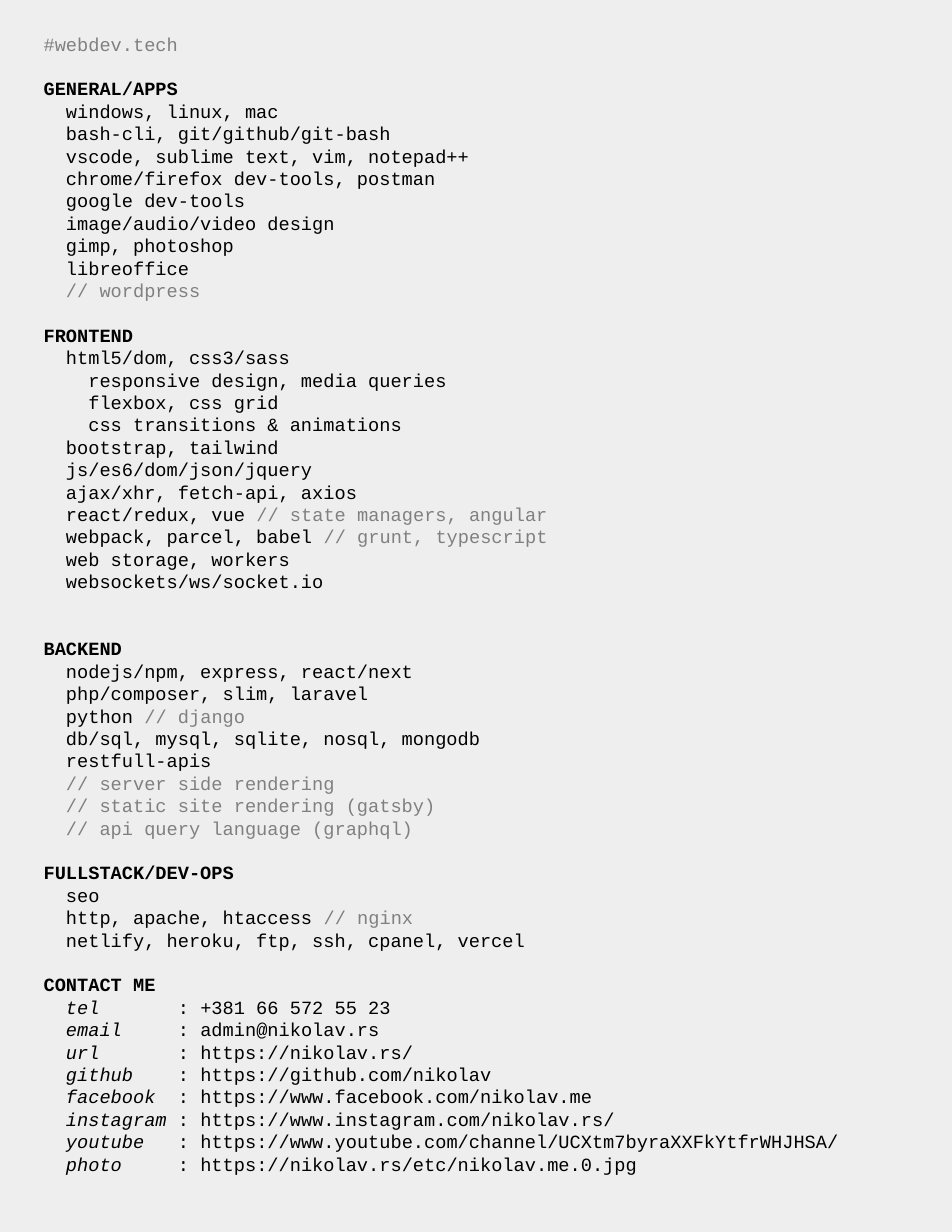
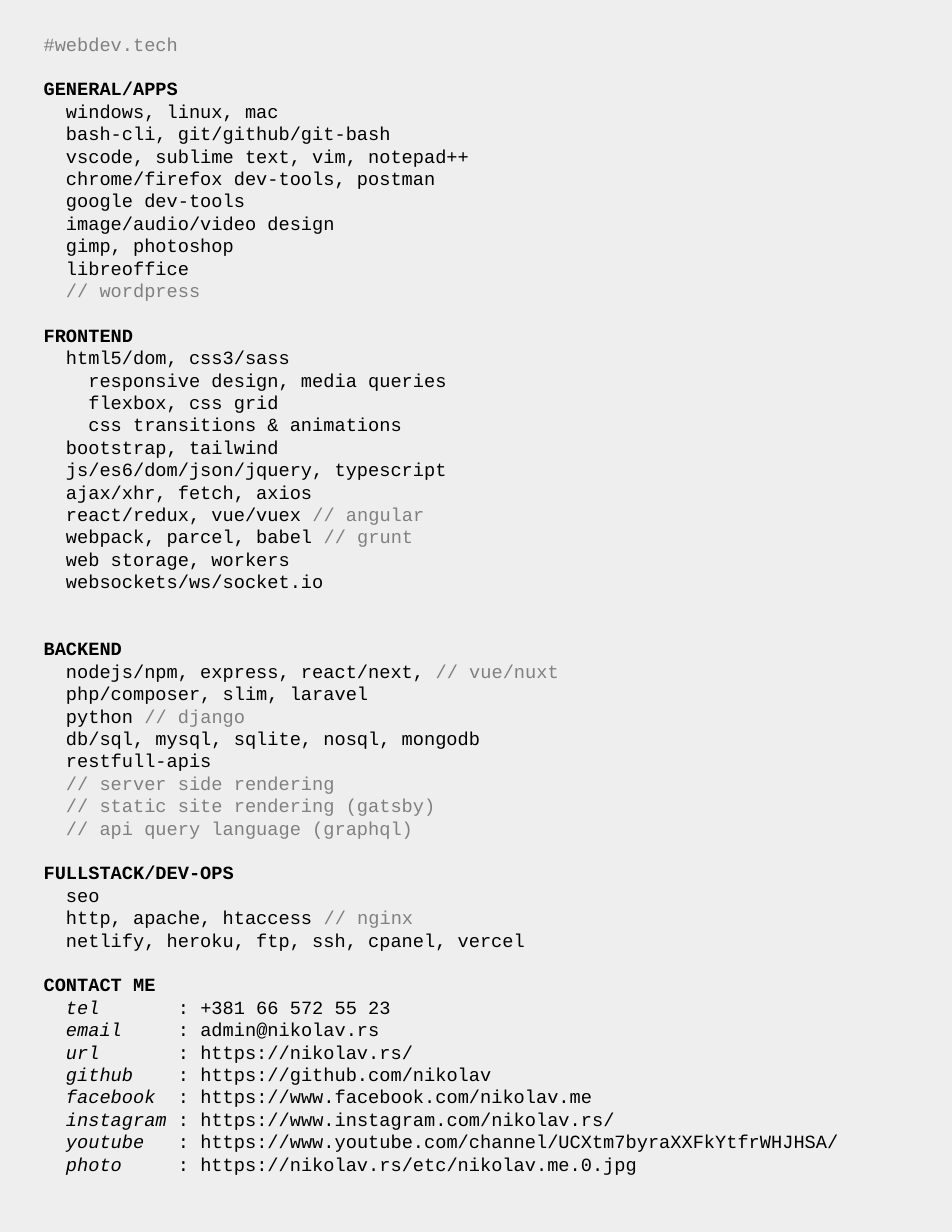
Before and after one commit to nikolav/nikolav.rs, a slide deck: slide 1 of etc/webdev-tech.odp. Drawn at 952x1232 pixels with LibreOffice and Linux fonts; fonts in the diff are those of the drawing. Boxes give left, top, right and bottom in pixels: in the first picture for what was removed or moved away, otherwise in the second. Text is boxed around its words. In the diff, an @@ line names an element or a change of style, - is before the commit and + after.

```diff
--- a/etc/webdev-tech.odp
+++ b/etc/webdev-tech.odp
@@ text at (66,463,447,547): text changed @@
-js/es6/dom/json/jquery
-ajax/xhr, fetch-api, axios
-react/redux, vue // state managers, angular
-webpack, parcel, babel // grunt, typescript
+js/es6/dom/json/jquery, typescript
+ajax/xhr, fetch, axios
+react/redux, vue/vuex // angular
+webpack, parcel, babel // grunt
@@ text at (66,665,559,682): text changed @@
-nodejs/npm, express, react/next
+nodejs/npm, express, react/next, // vue/nuxt
```
Also in this commit, not shown: 3 other files.
